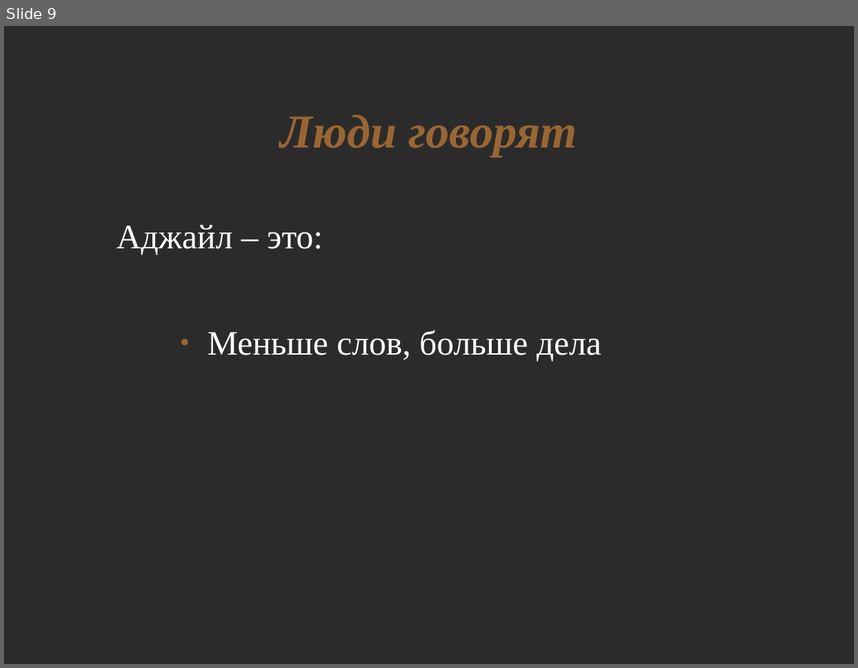
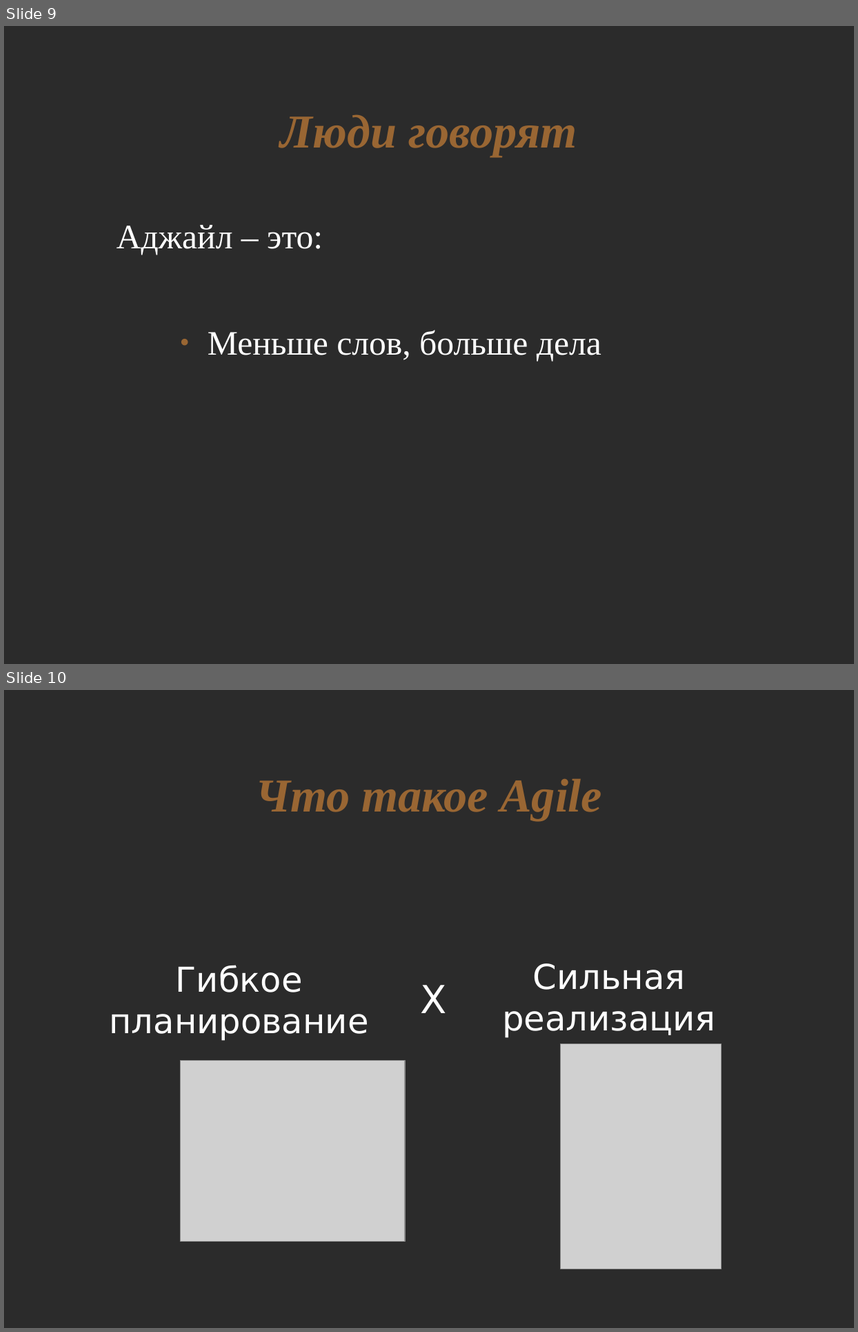
Before and after one commit to asolntsev/presentations, a slide deck: agile-technical-practices/agile-church.odp. Shown one above the other, each under a label of ours: slide 9 before the commit, slides 9 and 10 after it. The pictures are 858x668 and 858x1332 pixels, drawn with LibreOffice and Linux fonts; fonts in the diff are those of the drawing; grey boxes stand for pictures; background and template pictures are left out; a plain dark background stands for a picture behind light text. Boxes give left, top, right and bottom in pixels: in the first picture for what was removed or moved away, otherwise in the second. Text is boxed around its words. In the diff, an @@ line names an element or a change of style, - is before the commit and + after.

```diff
--- a/agile-technical-practices/agile-church.odp
+++ b/agile-technical-practices/agile-church.odp
@@ slide 10 added at (x1=4, y1=690, x2=854, y2=1328), background picture (left out) @@
@@ title added at (x1=255, y1=778, x2=602, y2=821), 44 pt, text #996633, bold, italic @@
+Что такое Agile
@@ text added at (x1=109, y1=965, x2=368, y2=1041), 32 pt, text #FFFFFF @@
+Гибкое
+планирование
@@ text added at (x1=502, y1=963, x2=715, y2=1038), 32 pt, text #FFFFFF @@
+Сильная реализация
@@ text added at (x1=420, y1=985, x2=446, y2=1013), 36 pt, text #FFFFFF @@
+X
@@ picture added at (x1=180, y1=1061, x2=405, y2=1241) @@
@@ picture added at (x1=561, y1=1043, x2=722, y2=1268) @@
```
Also in this commit, not shown: 1 slide changed, 4 other slides added.
